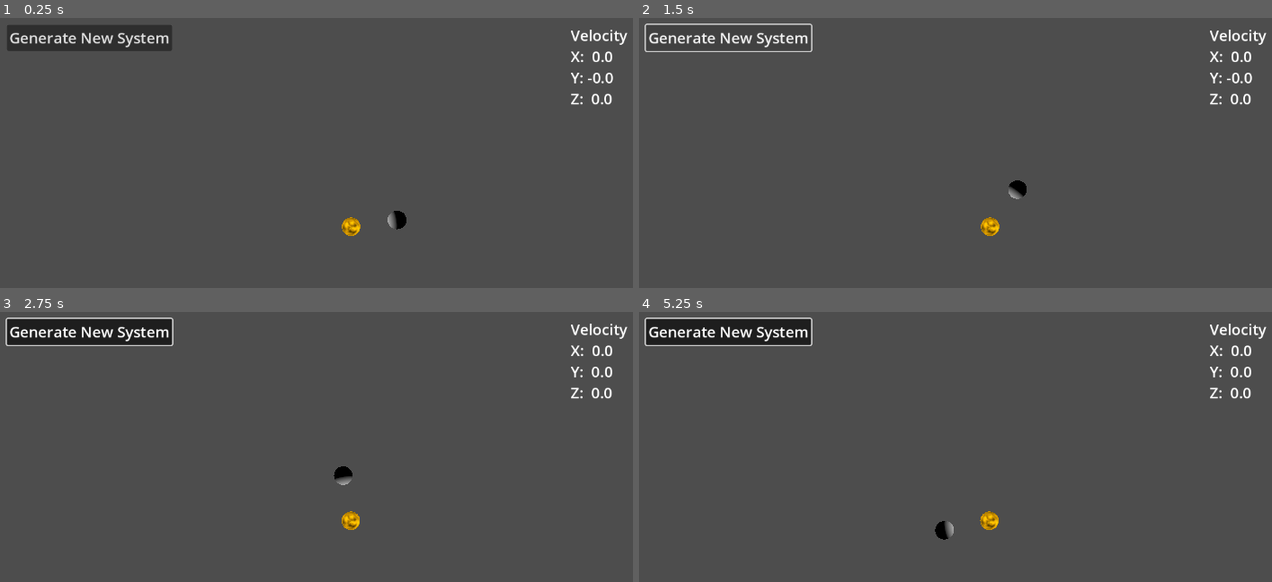
Above: before the commit, frames 1-4 (two rows, left to right).
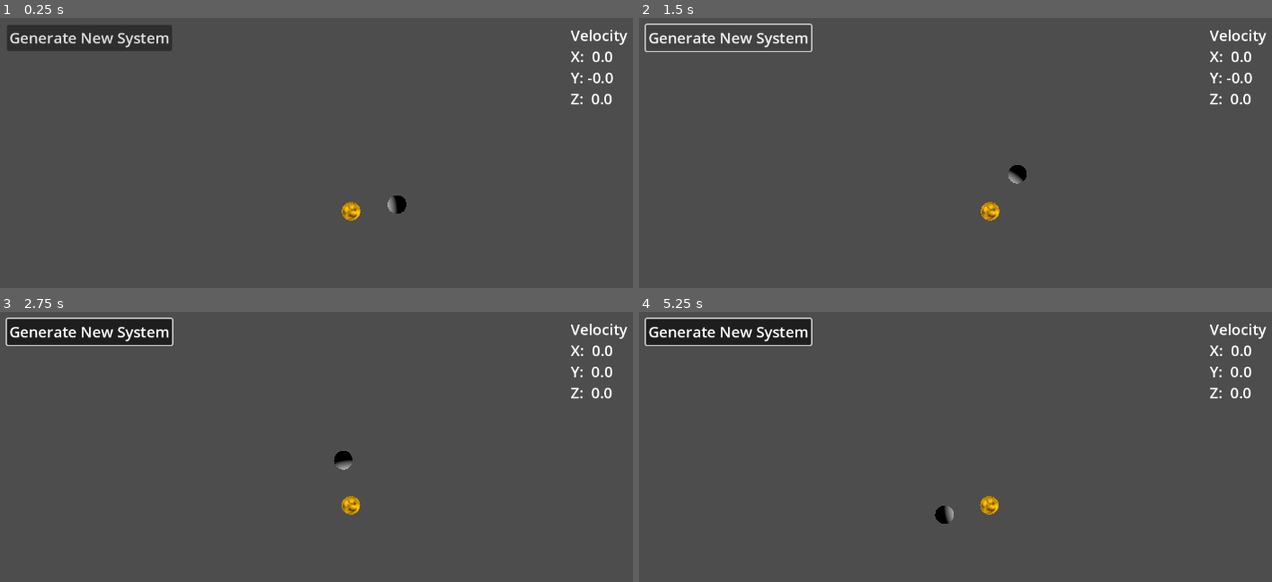
Above: after the commit, the same moments.

Repository: kruzaavn/solar_system_model
Game: Godot game, scene res://scenes/system/system.tscn
The game is run twice, just before and just after one commit, with the same random seed, the same clock (stepped at 60 frames per second) and the same inputs.
Inputs (mouse positions are in pixels of both pictures, inside the frame that each line leads up to):
- Up to frame 1 (0.25 s): no input
- Up to frame 2 (1.5 s): click "Generate New System" at 0.5 s; click "Generate New System" at 1.25 s
- Up to frame 3 (2.75 s): move the mouse to (506, 484) at 2.02 s; hold Right (Right) from 2.03 s (still down); hold Space (Halt) from 2.03 s (still down)
- Up to frame 4 (5.25 s): move the mouse to (847, 525) at 2.77 s; release Right (Right) at 2.78 s; release Space (Halt) at 2.78 s; hold F (Back) 2.78-3.53 s; tap Space (Halt) at 2.85, 4.35 s; move the mouse to (1063, 417) at 3.52 s; hold Right (Right) 3.53-4.28 s; hold Space (Halt) 3.53-4.28 s; move the mouse to (outside the picture) at 4.27 s; hold R (Forward) 4.28-5.03 s; move the mouse to (1208, 565) at 5.02 s; hold A (Left) from 5.03 s (still down); hold Space (Halt) from 5.03 s (still down)

The runs differ from the first frame. In frame 1, 0.6% of the frame differs, in the area x 53-65%, y 65-81%; in frame 2, 0.6%, in the area x 53-62%, y 54-81%; in frame 3, 0.5%; in frame 4, 0.6%.

Commit message:
camera config change

Diff:
--- a/scenes/camera/camera_body.tscn
+++ b/scenes/camera/camera_body.tscn
@@ -1,10 +1,8 @@
-[gd_scene load_steps=4 format=3 uid="uid://b2qyogf1ricc7"]
+[gd_scene load_steps=3 format=3 uid="uid://b2qyogf1ricc7"]
 
 [ext_resource type="Script" path="res://scenes/camera/camera_body.gd" id="1_xmpry"]
 
-[sub_resource type="CapsuleMesh" id="CapsuleMesh_y05jk"]
-
-[sub_resource type="CapsuleShape3D" id="CapsuleShape3D_xs7s5"]
+[sub_resource type="SphereShape3D" id="SphereShape3D_vhp6k"]
 
 [node name="CameraBody" type="RigidBody3D"]
 gravity_scale = 2.66454e-15
@@ -12,14 +10,7 @@
 scale_factor = 100.0
 
 [node name="Camera3D" type="Camera3D" parent="."]
-transform = Transform3D(1, 0, 0, 0, 1, 0, 0, 0, 1, 2.08165e-12, 1, 2.08165e-12)
-
-[node name="DirectionalLight3D" type="DirectionalLight3D" parent="Camera3D"]
 transform = Transform3D(1, 0, 0, 0, 1, 0, 0, 0, 1, 2.08165e-12, 2.08165e-12, 2.08165e-12)
-visible = false
-
-[node name="MeshInstance3D" type="MeshInstance3D" parent="."]
-mesh = SubResource("CapsuleMesh_y05jk")
 
 [node name="CollisionShape3D" type="CollisionShape3D" parent="."]
-shape = SubResource("CapsuleShape3D_xs7s5")
+shape = SubResource("SphereShape3D_vhp6k")
